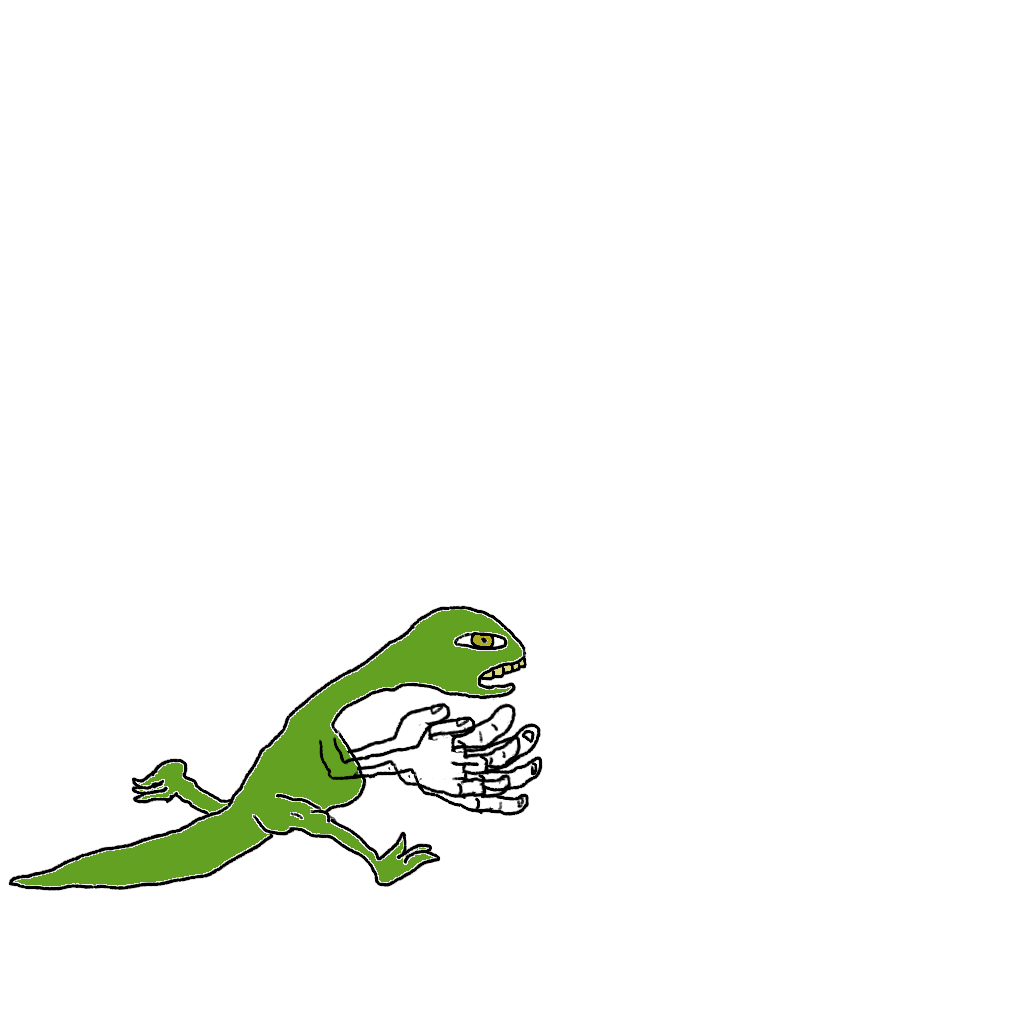
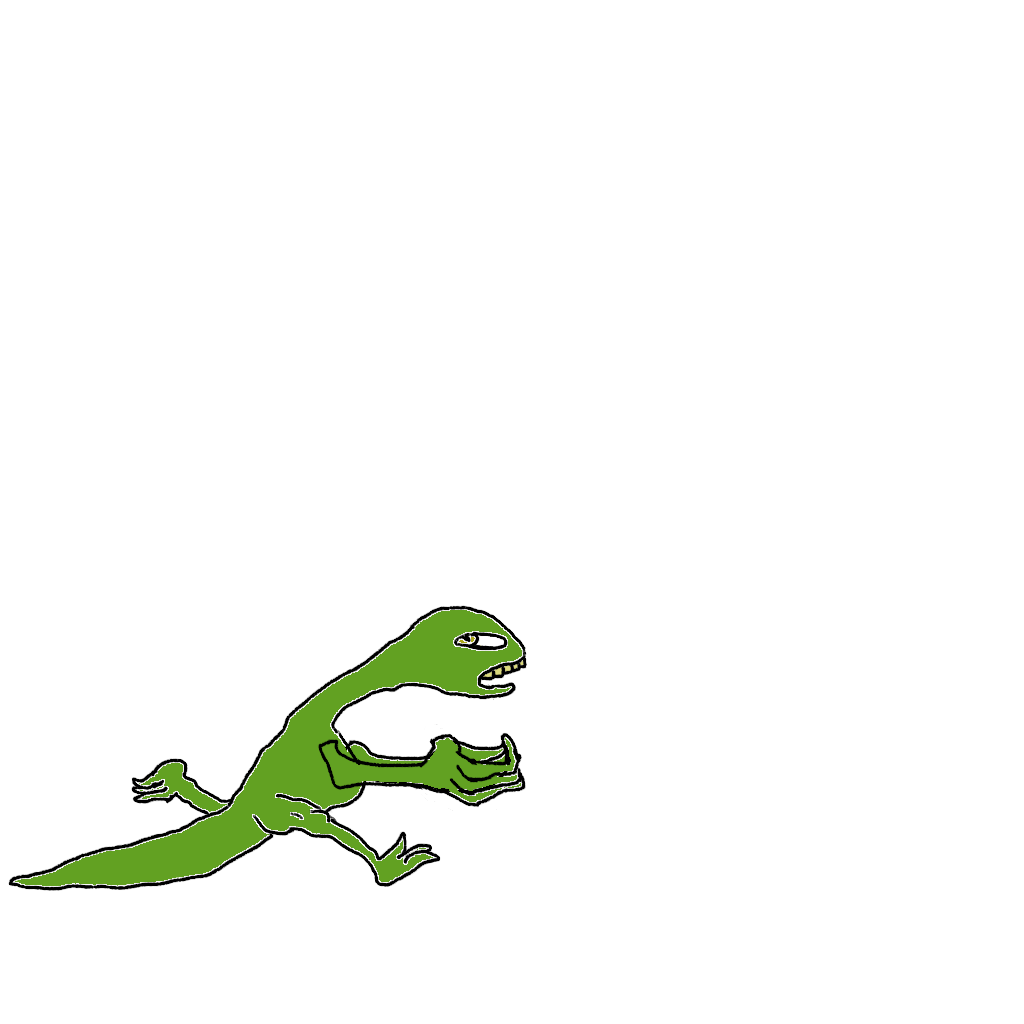
Layered file, before and after one edit (1024x1024). Changes by layer:
added layer "hand 1 fleeing" above "hand1 full" over (288, 704, 543, 828)
hid "hand1 lineart", painted on it over (21, 704, 543, 885)
hid "hand1 fill", painted on it over (320, 704, 543, 816)
hid "main fills", painted on it over (21, 631, 543, 885)
added layer "lineart 2" above "main fills 2" over (21, 631, 543, 885)
added layer "main fills 2" above "hand 2 fleeing" over (21, 631, 543, 885)
added layer "hand 2 fleeing" above "lineart" over (320, 631, 543, 816)
hid "lineart", painted on it over (21, 631, 543, 885)
hid "hand 2 lineart", painted on it over (288, 640, 543, 828)
